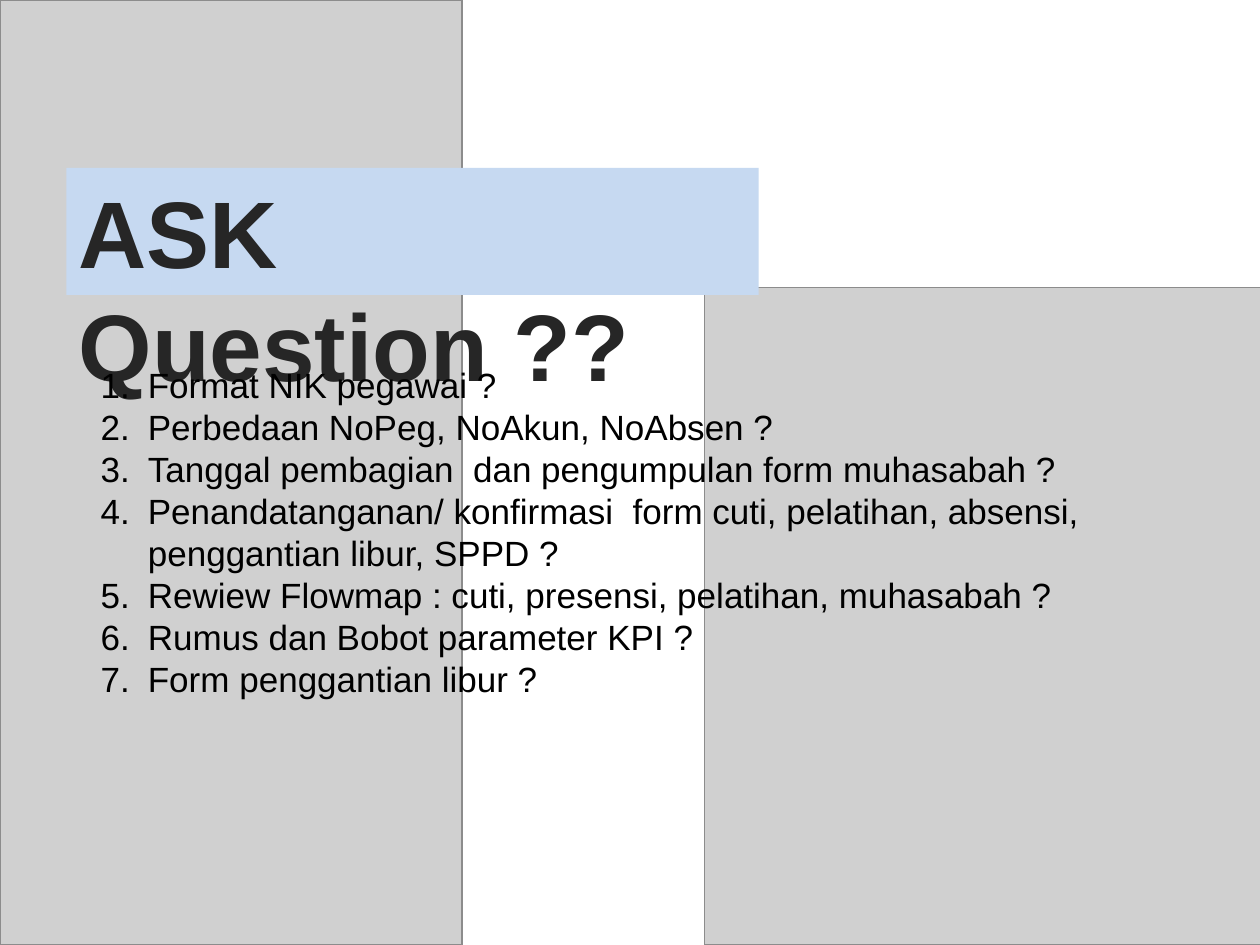
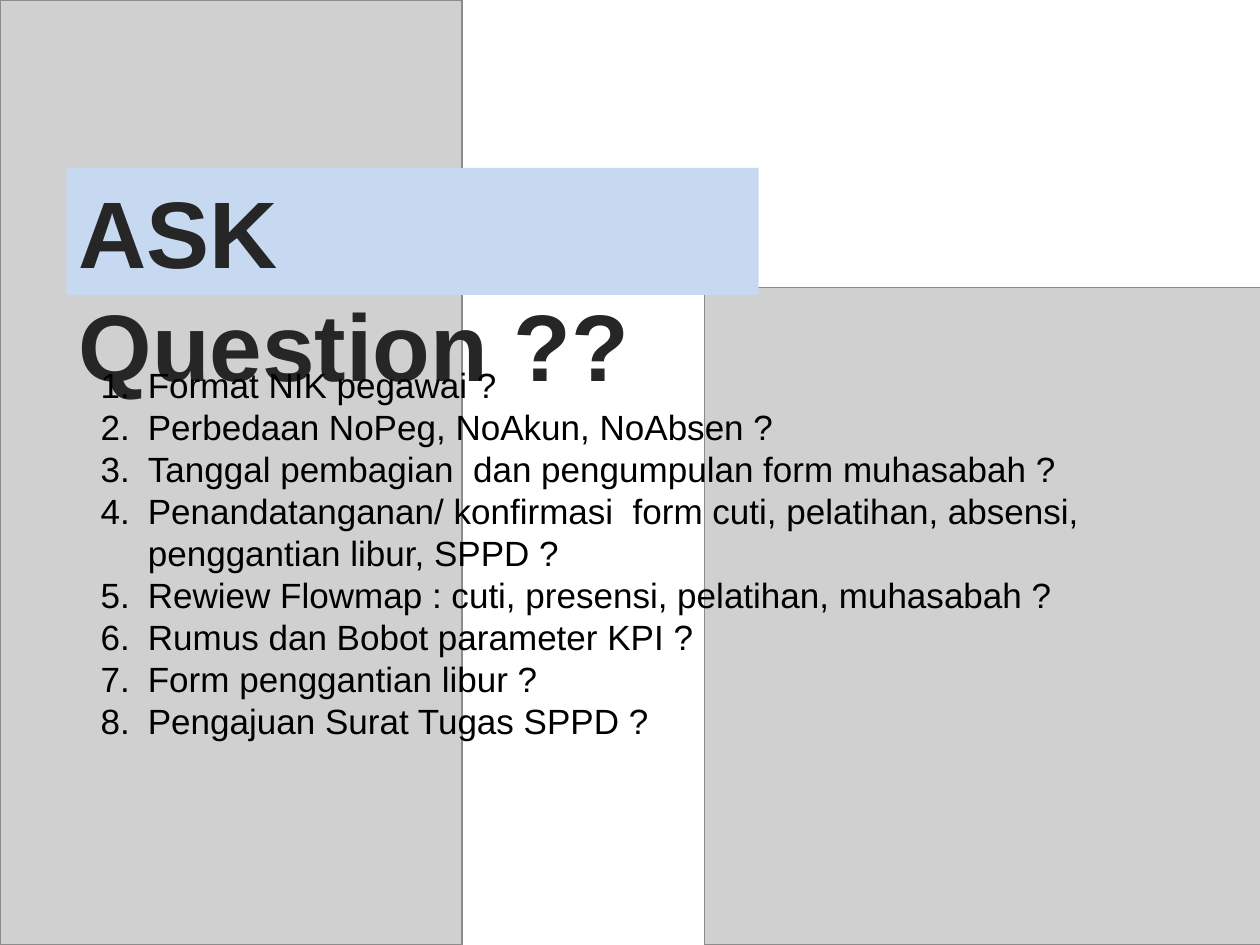
Before and after one commit to ahmadpaudji/DTTI, a slide deck: slide 10 of Laporan PKL/Presentasi/Presentasi 01.pptx. Drawn at 1260x945 pixels with LibreOffice and Linux fonts; fonts in the diff are those of the drawing; grey boxes stand for pictures. Boxes give left, top, right and bottom in pixels: in the first picture for what was removed or moved away, otherwise in the second. Text is boxed around its words. In the diff, an @@ line names an element or a change of style, - is before the commit and + after.

```diff
--- a/Laporan PKL/Presentasi/Presentasi 01.pptx
+++ b/Laporan PKL/Presentasi/Presentasi 01.pptx
@@ text at (x1=148, y1=706, x2=619, y2=741): paragraph added @@
+8. Pengajuan Surat Tugas SPPD ?
```
Also in this commit, not shown: 3 other slides changed, 12 other files.
